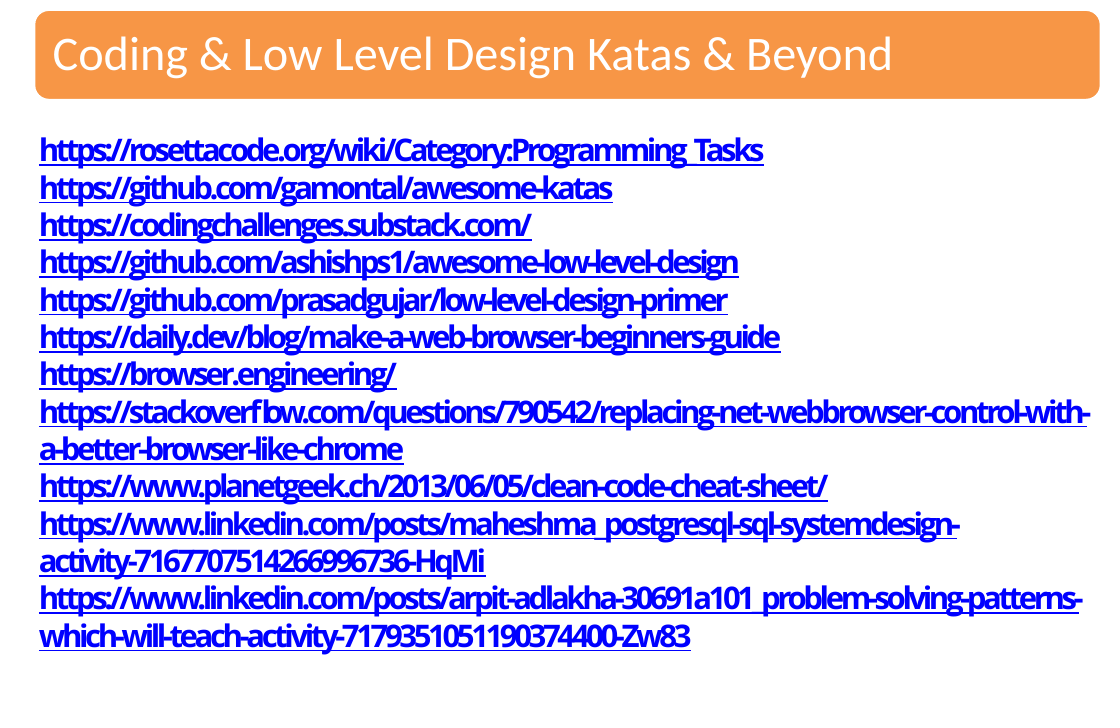
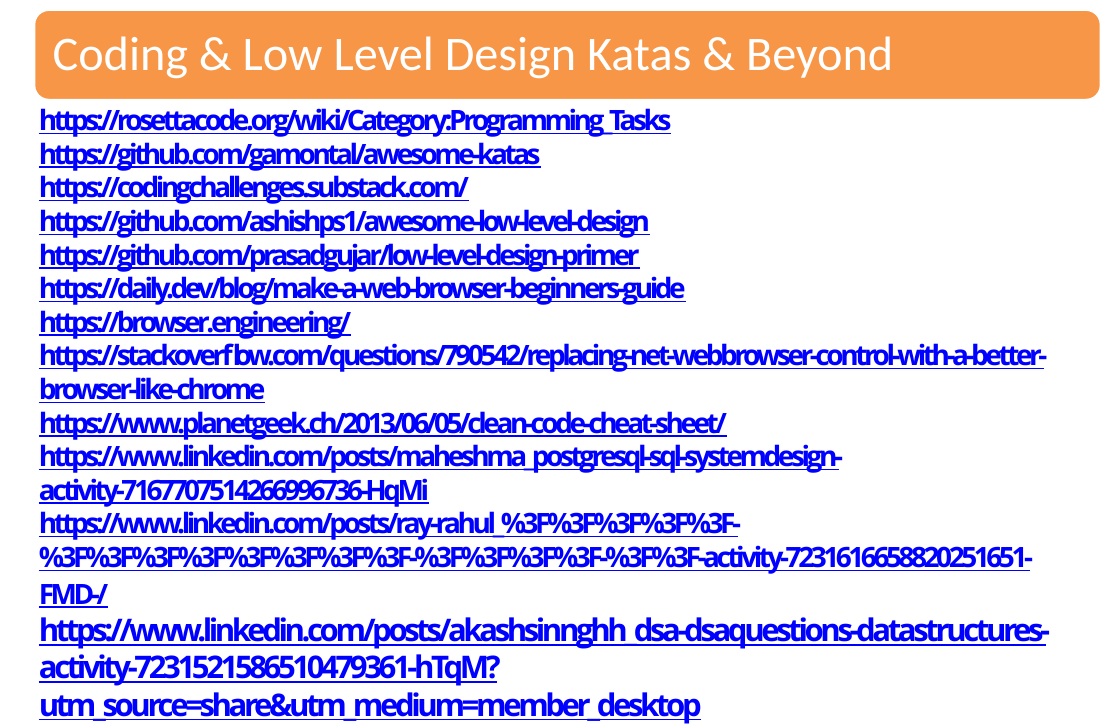
Before and after one commit to sandipray63in/My_Training_Session_Slides, a slide deck: slide 96 of Programming Paradigms.pptx. Drawn at 1120x728 pixels with LibreOffice and Linux fonts; fonts in the diff are those of the drawing. Boxes give left, top, right and bottom in pixels: in the first picture for what was removed or moved away, otherwise in the second. Text is boxed around its words. In the diff, an @@ line names an element or a change of style, - is before the commit and + after.

```diff
--- a/Programming Paradigms.pptx
+++ b/Programming Paradigms.pptx
@@ text "https://rosettacode.org/wiki/Category:Programming_Tasks": place and size @@
-text "https://rosettacode.org/wiki/Category:Programming_Tasks" at [39, 137, 1092, 655]
+text "https://rosettacode.org/wiki/Category:Programming_Tasks" at [39, 108, 1050, 724]
@@ text at [39, 108, 1048, 507]: size 20 to 18 pt in "https://rosettacode.org/wiki/Category:Programming_Tasks", "https://github.com/gamontal/awesome-katas", "https://codingchallenges.substack.com/", "https://github.com/ashishps1/awesome-low-level-design" and 6 more places @@
@@ text at [39, 511, 1050, 724]: text changed @@
-https://www.linkedin.com/posts/arpit-adlakha-30691a101_problem-solving-patterns-which-will-teach-activity-7179351051190374400-Zw83
+https://www.linkedin.com/posts/ray-rahul_%3F%3F%3F%3F%3F-%3F%3F%3F%3F%3F%3F%3F%3F-%3F%3F%3F%3F-%3F%3F-activity-7231616658820251651-FMD-/
+https://www.linkedin.com/posts/akashsinnghh_dsa-dsaquestions-datastructures-activity-7231521586510479361-hTqM?utm_source=share&utm_medium=member_desktop
```
Also in this commit, not shown: 3 other slides changed.
